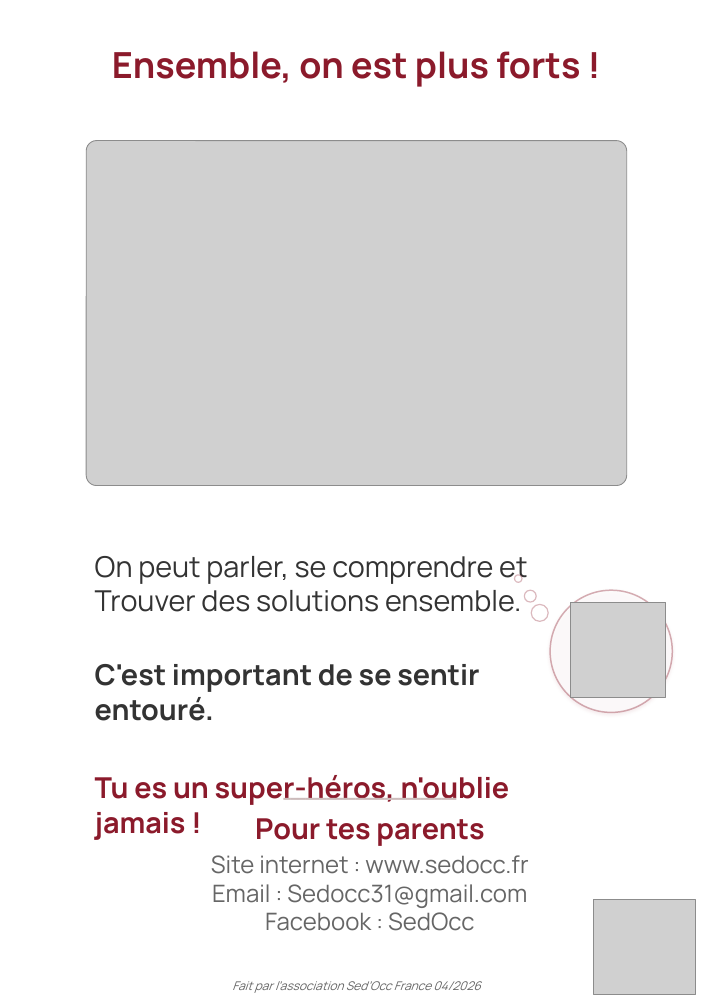
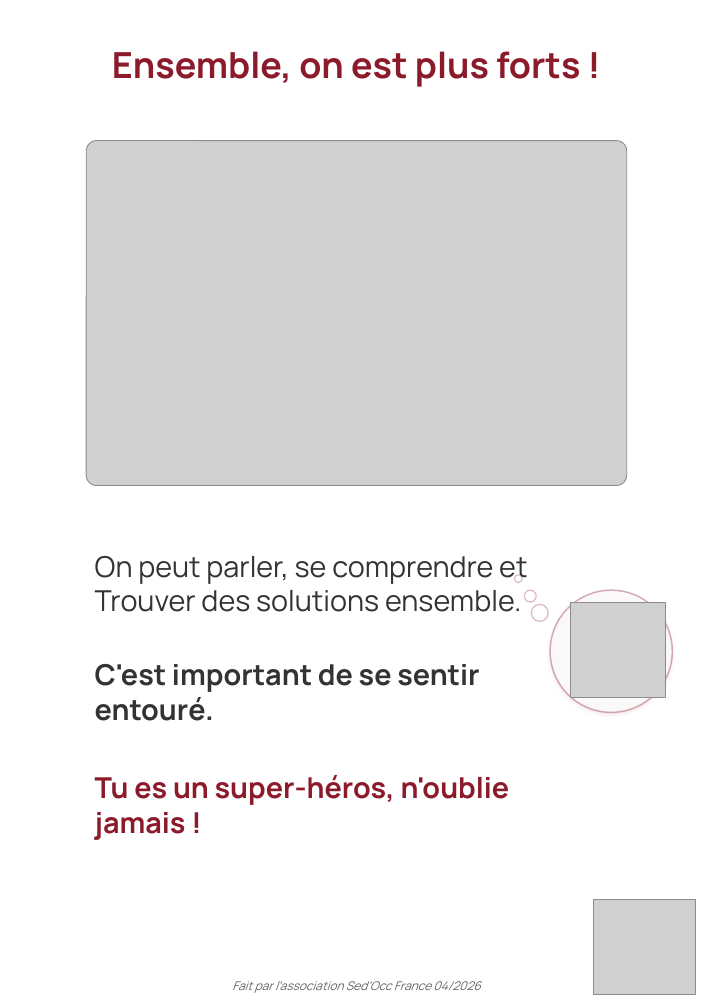
Before and after one commit to Therese-Borin-Pepe/sedocc-site, a slide deck: slide 8 of documents/Livret-SED-enfant-SedOcc.pptx. Drawn at 713x1008 pixels with LibreOffice and Linux fonts; fonts in the diff are those of the drawing; grey boxes stand for pictures; background and template pictures are left out. Boxes give left, top, right and bottom in pixels: in the first picture for what was removed or moved away, otherwise in the second. Text is boxed around its words. In the diff, an @@ line names an element or a change of style, - is before the commit and + after.

```diff
--- a/documents/Livret-SED-enfant-SedOcc.pptx
+++ b/documents/Livret-SED-enfant-SedOcc.pptx
@@ text removed at [211,818,528,931] @@
-━━━━━━━━━━━━━━━━━━━━━━━━
-Pour tes parents
-Site internet : www.sedocc.fr
-Email : Sedocc31@gmail.com
-Facebook : SedOcc
```
Also in this commit, not shown: 5 slides added, 1 other file.
